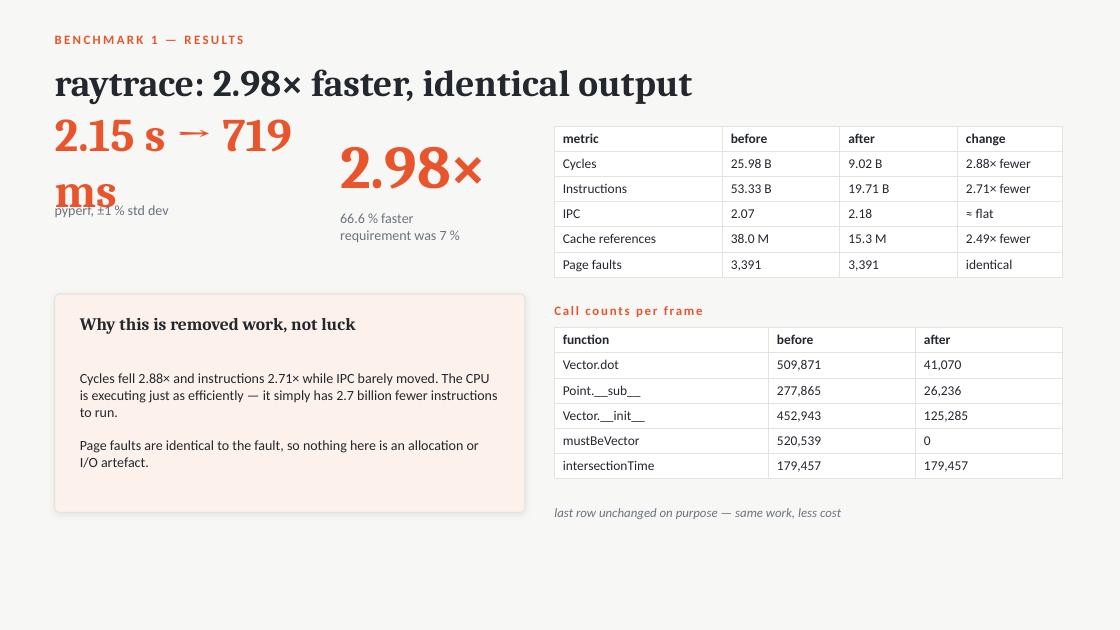
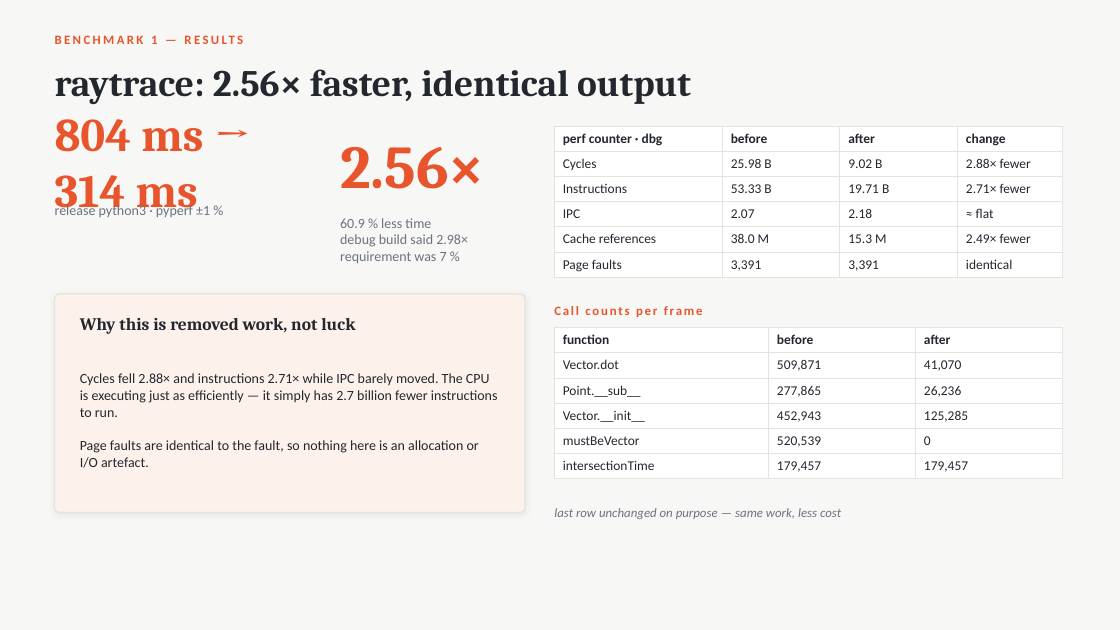
Before and after one commit to AhmadAbdAlhleem/hwsw-project, a slide deck: slide 8 of presentation.pptx. Drawn at 1120x630 pixels with LibreOffice and Linux fonts; fonts in the diff are those of the drawing. Boxes give left, top, right and bottom in pixels: in the first picture for what was removed or moved away, otherwise in the second. Text is boxed around its words. In the diff, an @@ line names an element or a change of style, - is before the commit and + after.

```diff
--- a/presentation.pptx
+++ b/presentation.pptx
@@ text at (x1=55, y1=69, x2=691, y2=104): text changed @@
-raytrace: 2.98× faster, identical output
+raytrace: 2.56× faster, identical output
@@ text at (x1=55, y1=119, x2=203, y2=217): text changed @@
-2.15 s → 719 ms
+804 ms → 314 ms
@@ text at (x1=340, y1=147, x2=485, y2=189): text changed @@
-2.98×
+2.56×
@@ table at (x1=555, y1=126, x2=1063, y2=276) @@
-row 1, column 1: metric
+row 1, column 1: perf counter · dbg
@@ text at (x1=55, y1=203, x2=210, y2=217): text changed @@
-pyperf, ±1 % std dev
+release python3 · pyperf ±1 %
@@ text at (x1=340, y1=218, x2=468, y2=247): text changed @@
-66.6 % faster
+60.9 % less time
+debug build said 2.98×
```
Also in this commit, not shown: 6 other slides changed, 1 slide added, 12 other files.
